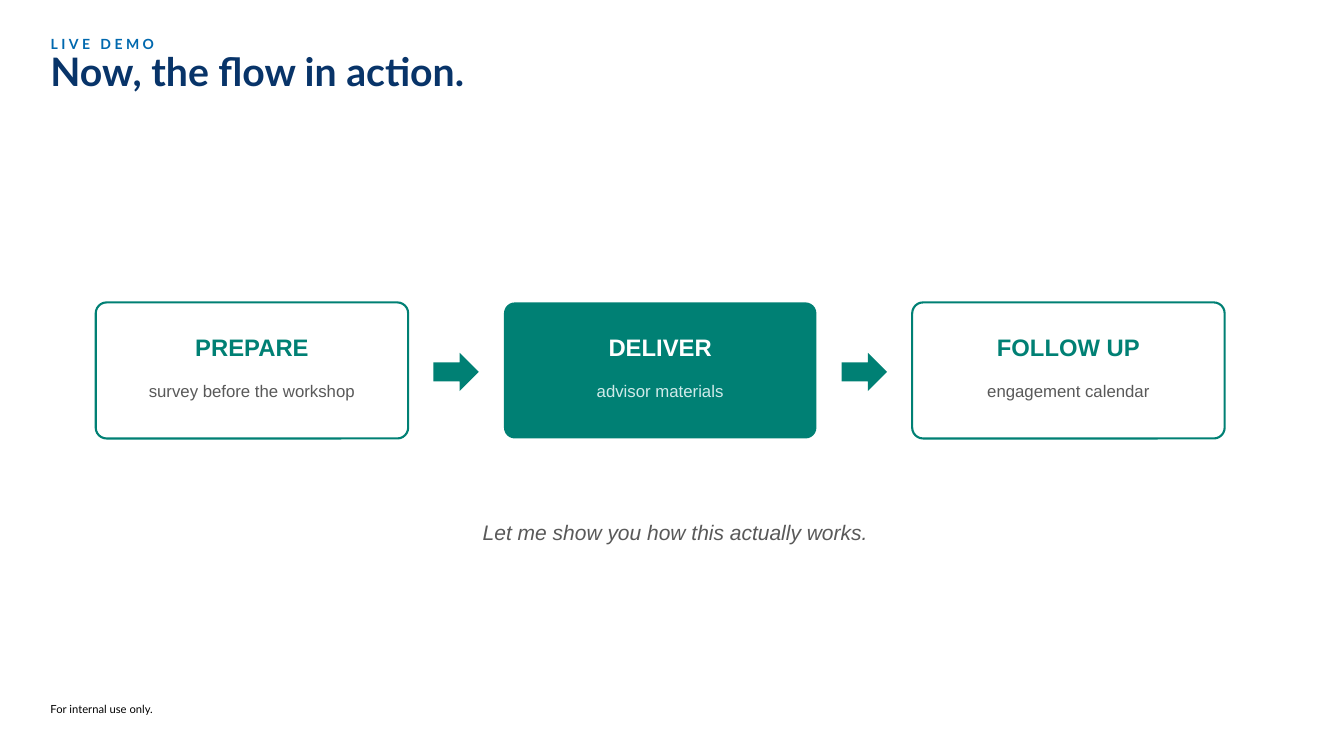
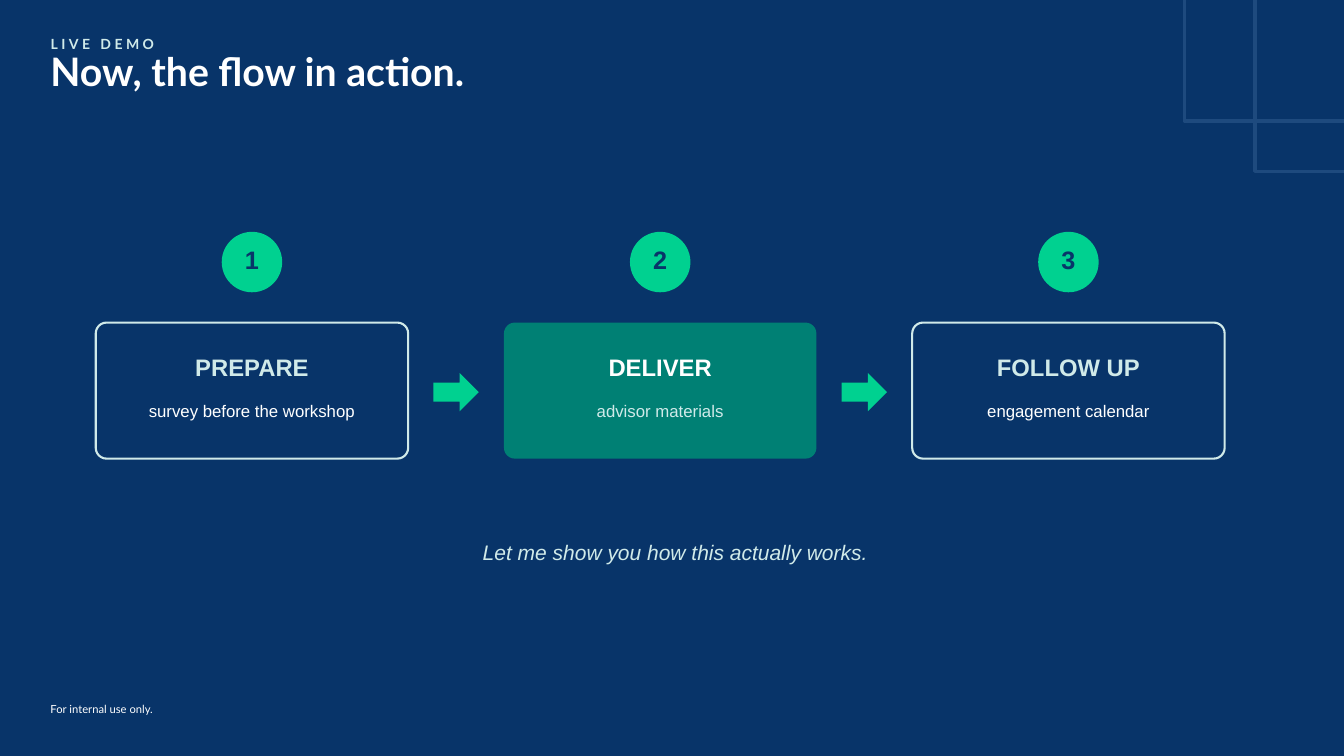
Before and after one commit to cheesin30/decisionframework, a slide deck: slide 6 of outputs/LTI_Learning_Experience_Capital_Learning.pptx. Drawn at 1344x756 pixels with LibreOffice and Linux fonts; fonts in the diff are those of the drawing. Boxes give left, top, right and bottom in pixels: in the first picture for what was removed or moved away, otherwise in the second. Text is boxed around its words. In the diff, an @@ line names an element or a change of style, - is before the commit and + after.

```diff
--- a/outputs/LTI_Learning_Experience_Capital_Learning.pptx
+++ b/outputs/LTI_Learning_Experience_Capital_Learning.pptx
@@ background #FFFFFF to #083469 @@
@@ rectangle added at <box>1185,0,1344,121</box>, outline #1E4A7E 2.5 pt @@
@@ rectangle added at <box>1255,0,1344,171</box>, outline #1E4A7E 2.5 pt @@
@@ title "Now, the flow in action." at <box>50,57,464,92</box>: text colour #083469 to #FFFFFF @@
@@ text "LIVE DEMO" at <box>51,39,154,49</box>: text colour #0068AE to #D0EAE9 @@
@@ ellipse added at <box>222,232,282,292</box>, fill #00D190 @@
@@ ellipse added at <box>630,232,691,292</box>, fill #00D190 @@
@@ ellipse added at <box>1038,232,1099,292</box>, fill #00D190 @@
@@ text added at <box>245,251,259,269</box>, 18 pt, text #083469, bold @@
+1
@@ text added at <box>653,251,667,269</box>, 18 pt, text #083469, bold @@
+2
@@ text added at <box>1061,251,1075,270</box>, 18 pt, text #083469, bold @@
+3
@@ rounded rectangle at <box>96,323,408,459</box>: fill #FFFFFF to none; outline #008074 1.5 pt to #D0EAE9 1.5 pt @@
@@ 7 texts, 3 rounded rectangles: place and size @@
-7 texts, 3 rounded rectangles at <box>96,302,1225,544</box>
+7 texts, 3 rounded rectangles at <box>96,323,1225,564</box>
@@ rounded rectangle at <box>912,323,1225,459</box>: fill #FFFFFF to none; outline #008074 1.5 pt to #D0EAE9 1.5 pt @@
@@ text "PREPARE" at <box>195,359,308,376</box>: text colour #008074 to #D0EAE9 @@
@@ right arrow removed at <box>434,353,479,391</box> @@
@@ text "FOLLOW UP" at <box>997,359,1140,377</box>: text colour #008074 to #D0EAE9 @@
@@ right arrow: place and size @@
-right arrow at <box>842,353,887,391</box>
+right arrow at <box>434,373,479,411</box>
@@ right arrow at <box>434,373,479,411</box>: fill #008074 to #00D190 @@
@@ right arrow added at <box>842,373,887,411</box>, fill #00D190 @@
@@ text "survey before the workshop" at <box>149,405,355,421</box>: text colour #595959 to #FFFFFF @@
@@ text "engagement calendar" at <box>987,405,1149,421</box>: text colour #595959 to #FFFFFF @@
@@ text "Let me show you how ..." at <box>483,544,868,564</box>: text colour #595959 to #D0EAE9 @@
@@ text "For internal use only." at <box>50,704,153,715</box>: text colour #000000 to #FFFFFF @@
```
Also in this commit, not shown: 6 other slides changed.
